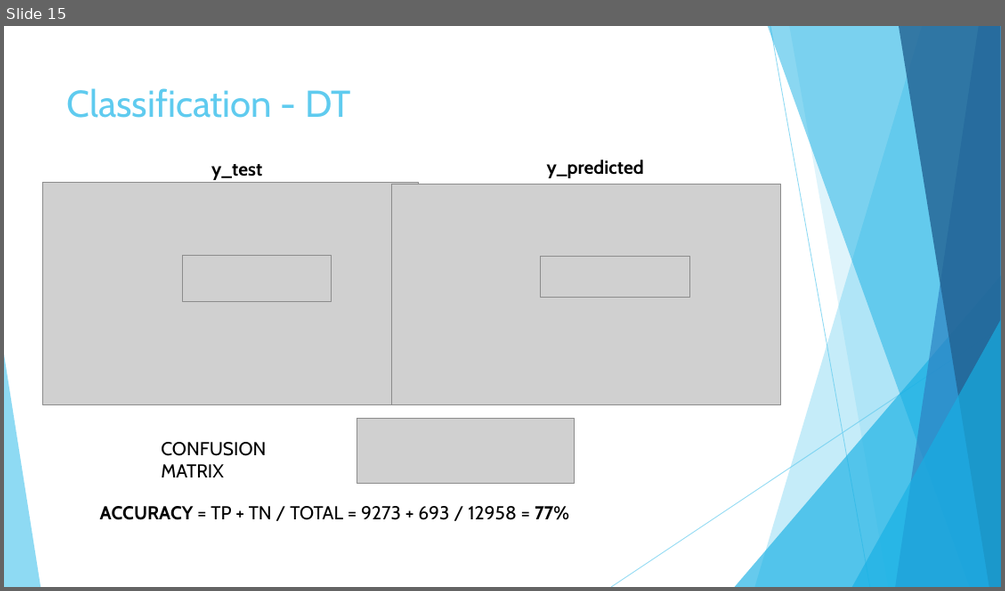
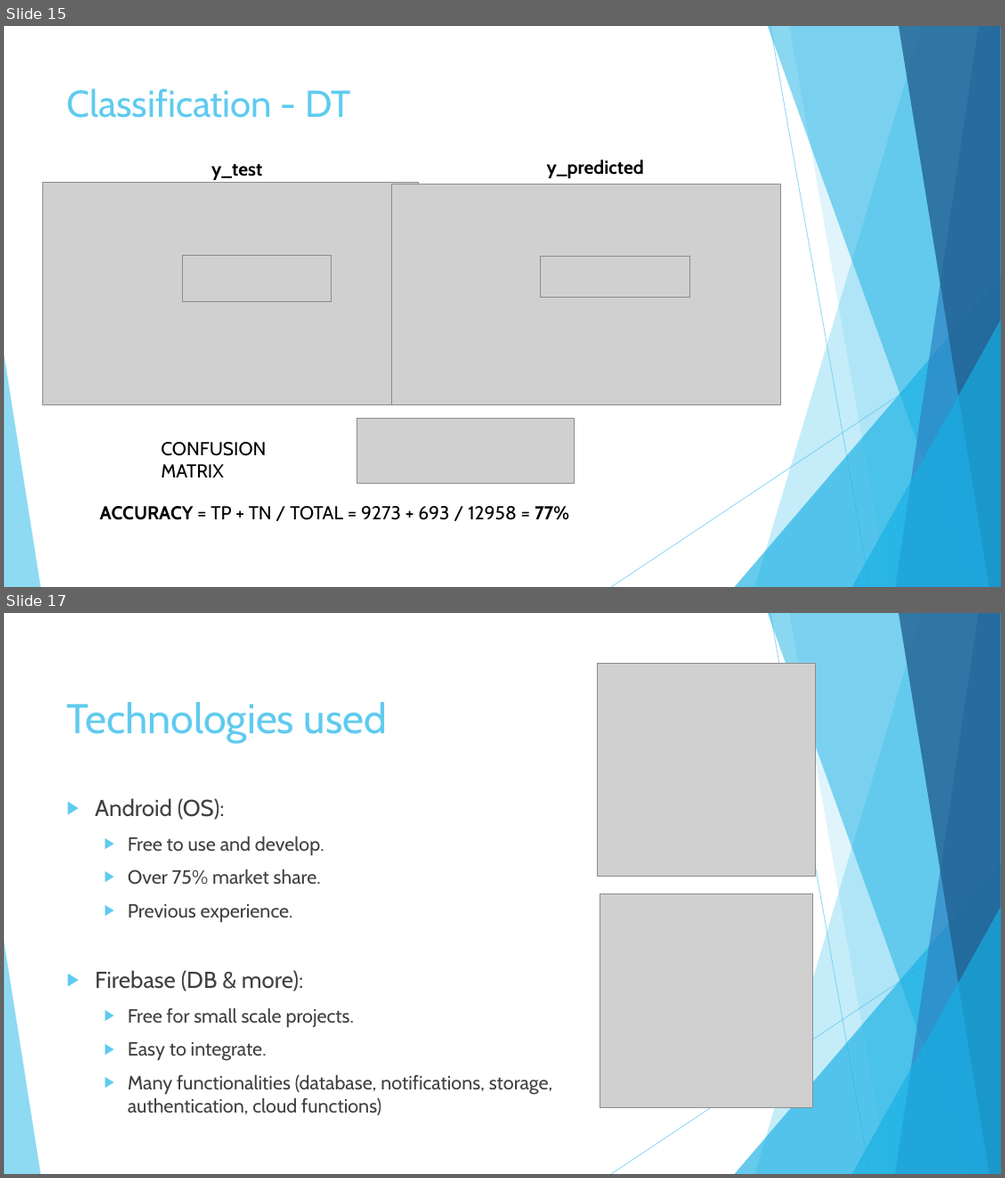
Before and after one commit to Riccardo95Facchini/DIL-2019, a slide deck: Presentation.pptx. Shown one above the other, each under a label of ours: slide 15 before the commit, slides 15 and 17 after it; the slides between them are not shown. The pictures are 1005x591 and 1005x1178 pixels, drawn with LibreOffice and Linux fonts; fonts in the diff are those of the drawing; grey boxes stand for pictures. Boxes give left, top, right and bottom in pixels: in the first picture for what was removed or moved away, otherwise in the second. Text is boxed around its words. In the diff, an @@ line names an element or a change of style, - is before the commit and + after.

```diff
--- a/Presentation.pptx
+++ b/Presentation.pptx
@@ slide 17 added at [4,613,1001,1174], background #FFFFFF; not listed: 10 template elements that a slide beside it also shows @@
@@ picture added at [597,663,816,876] @@
@@ title added at [66,702,388,743], 40 pt, text #5FCBEF @@
+Technologies used
@@ text added at [95,798,553,1115], 18.5 pt, text #404040 @@
+▶ Android (OS):
+  ▶ Free to use and develop.
+  ▶ Over 75% market share.
+  ▶ Previous experience.
+▶ Firebase (DB & more):
+  ▶ Free for small scale projects.
+  ▶ Easy to integrate.
+  ▶ Many functionalities (database, notifications, storage, authentication, cloud functions)
@@ picture added at [600,894,813,1107] @@
```
Also in this commit, not shown: 3 other slides added.
